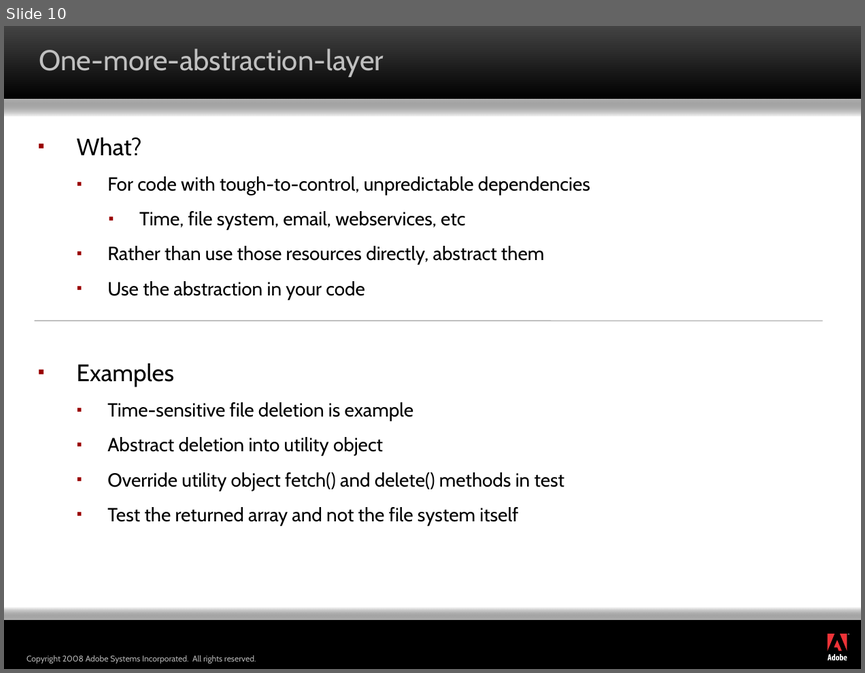
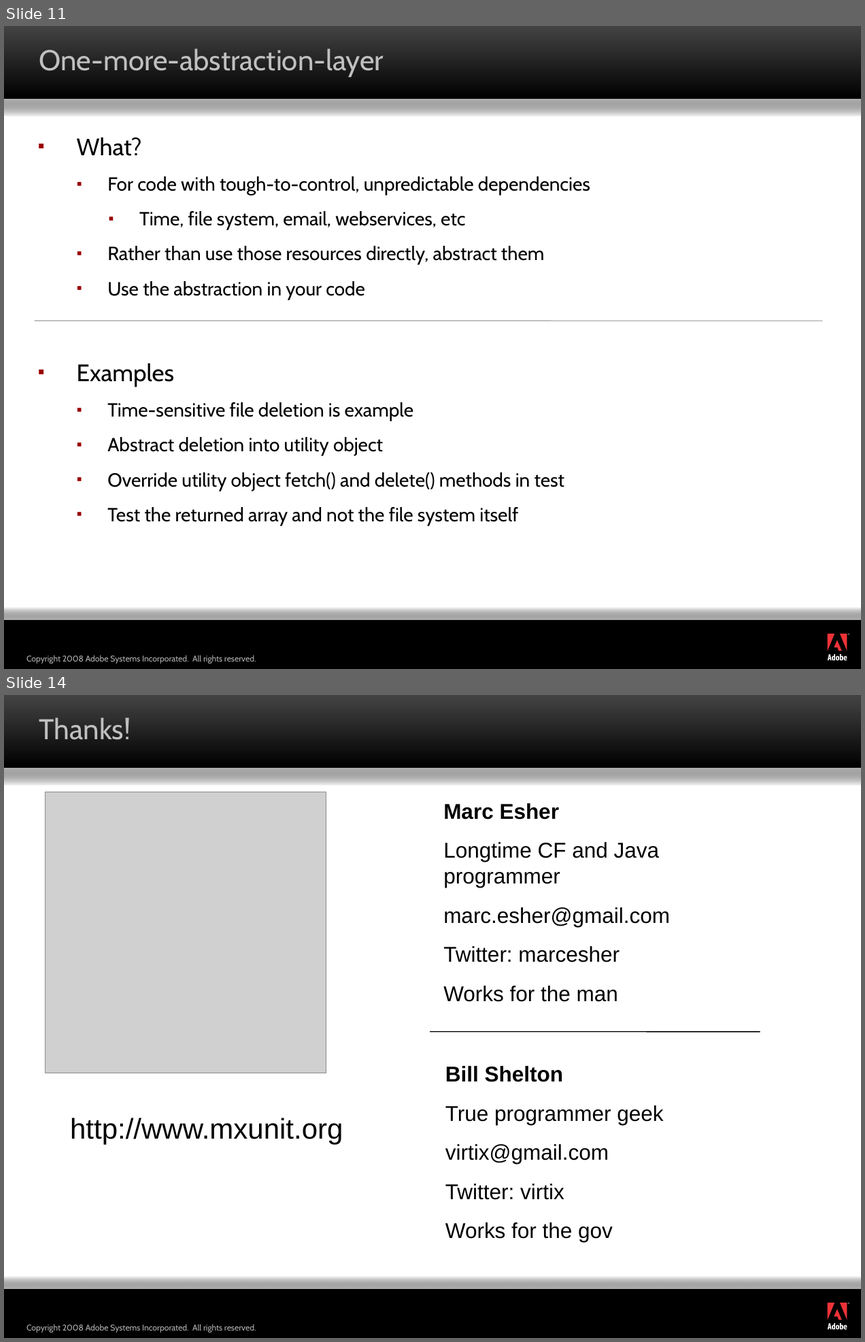
Before and after one commit to marcesher/mxunit-cfmeetups, a slide deck: max08/Marc_Esher_Bill_Shelton_AdvancedPatternsForColdfusionTestAutomation_draft1.pdf.ppt. Shown one above the other, each under a label of ours: slide 10 before the commit, slides 11 and 14 after it; the slides between them are not shown. The pictures are 865x673 and 865x1342 pixels, drawn with LibreOffice and Linux fonts; fonts in the diff are those of the drawing; grey boxes stand for pictures; background and template pictures are left out. Boxes give left, top, right and bottom in pixels: in the first picture for what was removed or moved away, otherwise in the second. Text is boxed around its words. In the diff, an @@ line names an element or a change of style, - is before the commit and + after.

```diff
--- a/max08/Marc_Esher_Bill_Shelton_AdvancedPatternsForColdfusionTestAutomation_draft1.pdf.ppt
+++ b/max08/Marc_Esher_Bill_Shelton_AdvancedPatternsForColdfusionTestAutomation_draft1.pdf.ppt
@@ slide 14 added at (x1=4, y1=695, x2=861, y2=1338), background #000000; not listed: 15 template elements that a slide beside it also shows @@
@@ title added at (x1=39, y1=717, x2=130, y2=740), 24 pt, text #C0C0C0 @@
+Thanks!
@@ picture added at (x1=45, y1=792, x2=326, y2=1073) @@
@@ text added at (x1=443, y1=803, x2=670, y2=1002), 18 pt, text #000000 @@
+Marc Esher
+Longtime CF and Java programmer
+marc.esher@gmail.com
+Twitter: marcesher
+Works for the man
@@ line added from (430, 1032) to (759, 1032), #000000 0.74 pt @@
@@ text added at (x1=445, y1=1066, x2=663, y2=1242), 18 pt, text #000000 @@
+Bill Shelton
+True programmer geek
+virtix@gmail.com
+Twitter: virtix
+Works for the gov
@@ text added at (x1=70, y1=1117, x2=343, y2=1144), 24 pt, text #000000 @@
+http://www.mxunit.org
@@ what was slide 10 is now slide 11 @@
```
Also in this commit, not shown: 2 slides changed, 2 other slides added.
